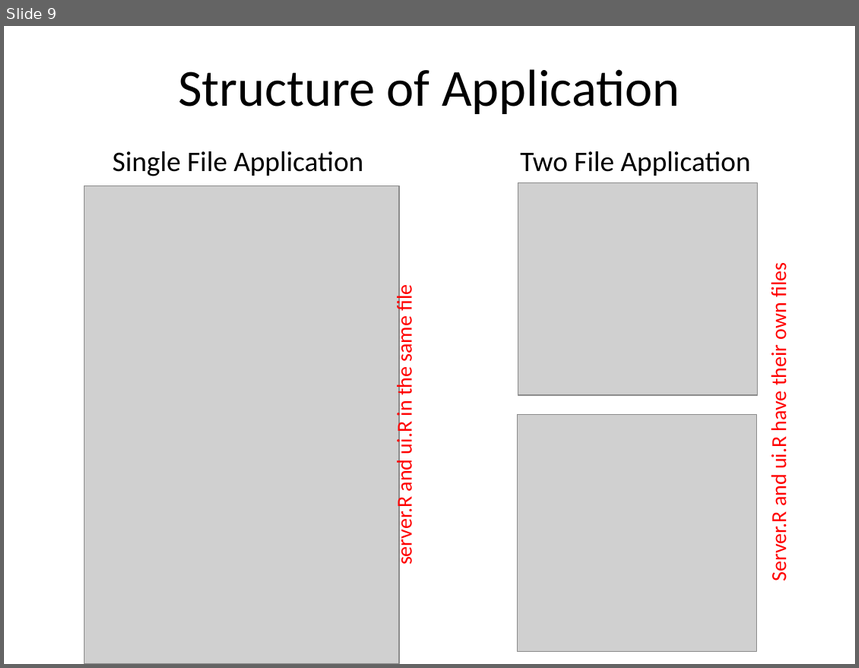
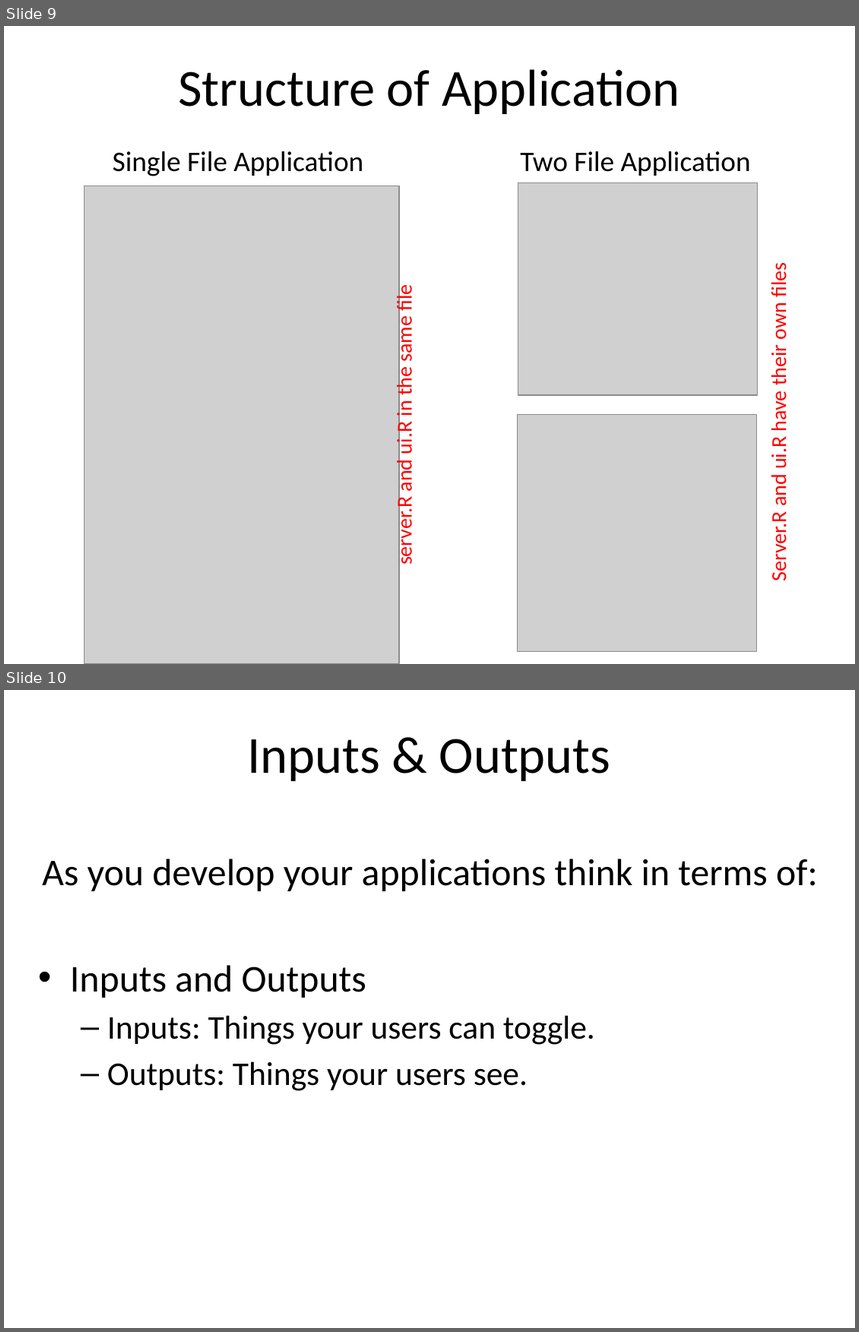
Before and after one commit to cabradbury/shiny-apps-part1, a slide deck: Presentation.pptx. Shown one above the other, each under a label of ours: slide 9 before the commit, slides 9 and 10 after it. The pictures are 859x668 and 859x1332 pixels, drawn with LibreOffice and Linux fonts; fonts in the diff are those of the drawing; grey boxes stand for pictures. Boxes give left, top, right and bottom in pixels: in the first picture for what was removed or moved away, otherwise in the second. Text is boxed around its words. In the diff, an @@ line names an element or a change of style, - is before the commit and + after.

```diff
--- a/Presentation.pptx
+++ b/Presentation.pptx
@@ slide 10 added at [4, 690, 855, 1328], background #FFFFFF @@
@@ title added at [248, 739, 611, 781], 44 pt, text #000000 @@
+Inputs & Outputs
@@ text added at [42, 859, 818, 1091], 32 pt, text #000000 @@
+As you develop your applications think in terms of:
+• Inputs and Outputs
+  – Inputs: Things your users can toggle.
+  – Outputs: Things your users see.
```
Also in this commit, not shown: 4 slides changed, 2 other slides added, 2 other files.
